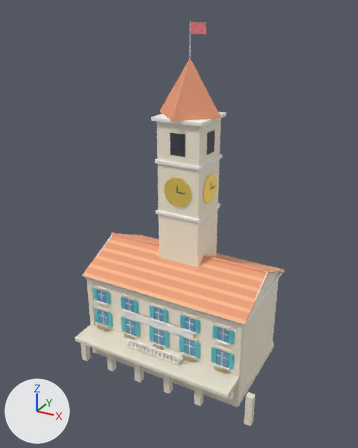
The FBX model unity/Assets/Resources/Bayview/town_hall.fbx as it was, and as the next commit left it.
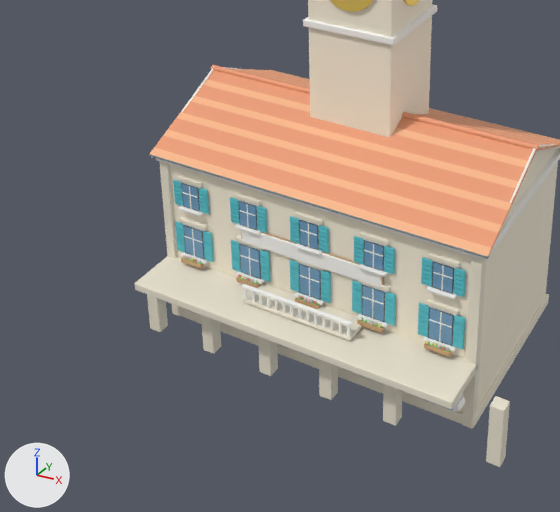
There are two pictures of each version: one whole from a camera (50 mm lens) standing at (25.0, -46.7, 41.1) and looking at (0.4, -2.2, 18.9), one close up on the part from 3% to 78% of the width and 45% to 100% of the height. Lighting does not change. The marker at lower left points along +X, +Y and +Z. The first two pictures are the older version. Objects named as collision shapes, trigger or cutter boxes, shadow casters or lower levels of detail are left out. Where no turn or scale is listed for an object, it has been applied to the vertices. Vertices at exactly the same position are counted once.

The first close-up shows 'Visual'.
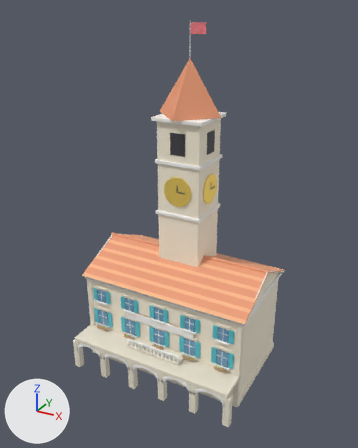
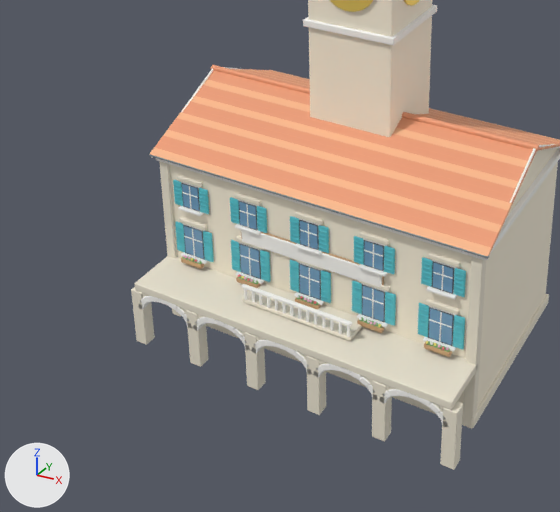
Edits to the bpy script that builds the scene:
```text
Change me_cube:
    used by ob_visual; location = (0.0, 0.0, 5.5)
    remove me_cube.from_pydata(...)  # 21899 vertices, 21363 faces; spans x -10.6..12.4, y -9.3..6.6, z -5.5..34.3
    add me_cube.from_pydata(...)  # 22859 vertices, 22083 faces; spans x -10.6..10.6, y -9.3..6.6, z -5.5..34.3
    me_cube part 1: the loose piece of 56 vertices spanning x -10.4..-9.6, y -8.0..-7.2, z -5.5..-1.7 is moved by (0.0, -1.3, 0.0)
    me_cube part 2: the loose piece of 56 vertices spanning x -9.5..-8.8, y -8.0..-7.2, z -2.3..-1.7 is moved by (0.0, -1.3, 0.0)
    me_cube part 3: the loose piece of 56 vertices spanning x -7.7..-7.1, y -8.0..-7.2, z -2.0..-1.5 is moved by (0.0, -1.3, 0.0)
    me_cube part 4: the loose piece of 56 vertices spanning x -7.2..-6.5, y -8.0..-7.2, z -2.3..-1.7 is moved by (0.0, -1.3, 0.0)
    me_cube part 5: 41 loose pieces with 2296 vertices, spanning x -6.4..12.4, y -8.0..-7.2, z -5.5..-1.5, are deleted
    me_cube part 6: 3096 vertices added at x -6.4..10.4, y -9.3..-8.5, z -5.5..-1.5
    other edits to the shape of me_cube do not show in these pictures
```

Where the change shows, as pixel boxes (x1, y1, x2, y2) in the close-ups (560 x 512 px; the box of a moved part takes in the faces that stretch with it):
'Visual', reshaped: before (135, 0, 560, 467); after (131, 0, 560, 470)
part 1 of me_cube, moved or reshaped: before (147, 295, 168, 332); after (131, 287, 155, 345)
part 2 of me_cube, moved or reshaped (not visible before): after (144, 296, 152, 303)
part 3 of me_cube, moved or reshaped (not visible before): after (168, 302, 178, 310)
part 4 of me_cube, moved or reshaped (not visible before): after (176, 307, 185, 316)
part 5 of me_cube, deleted (mostly hidden): before (201, 315, 510, 467)
part 6 of me_cube, added: after (186, 310, 463, 470)
